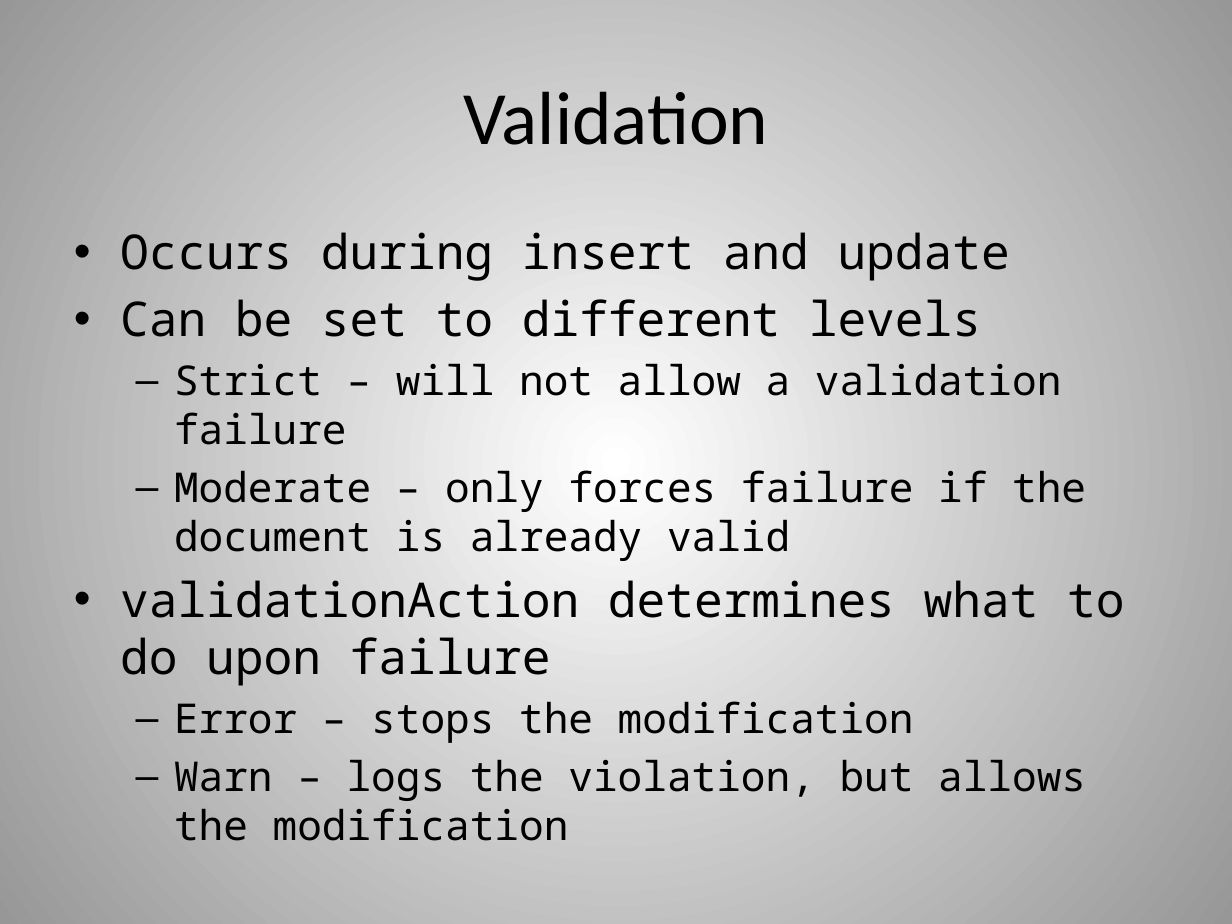
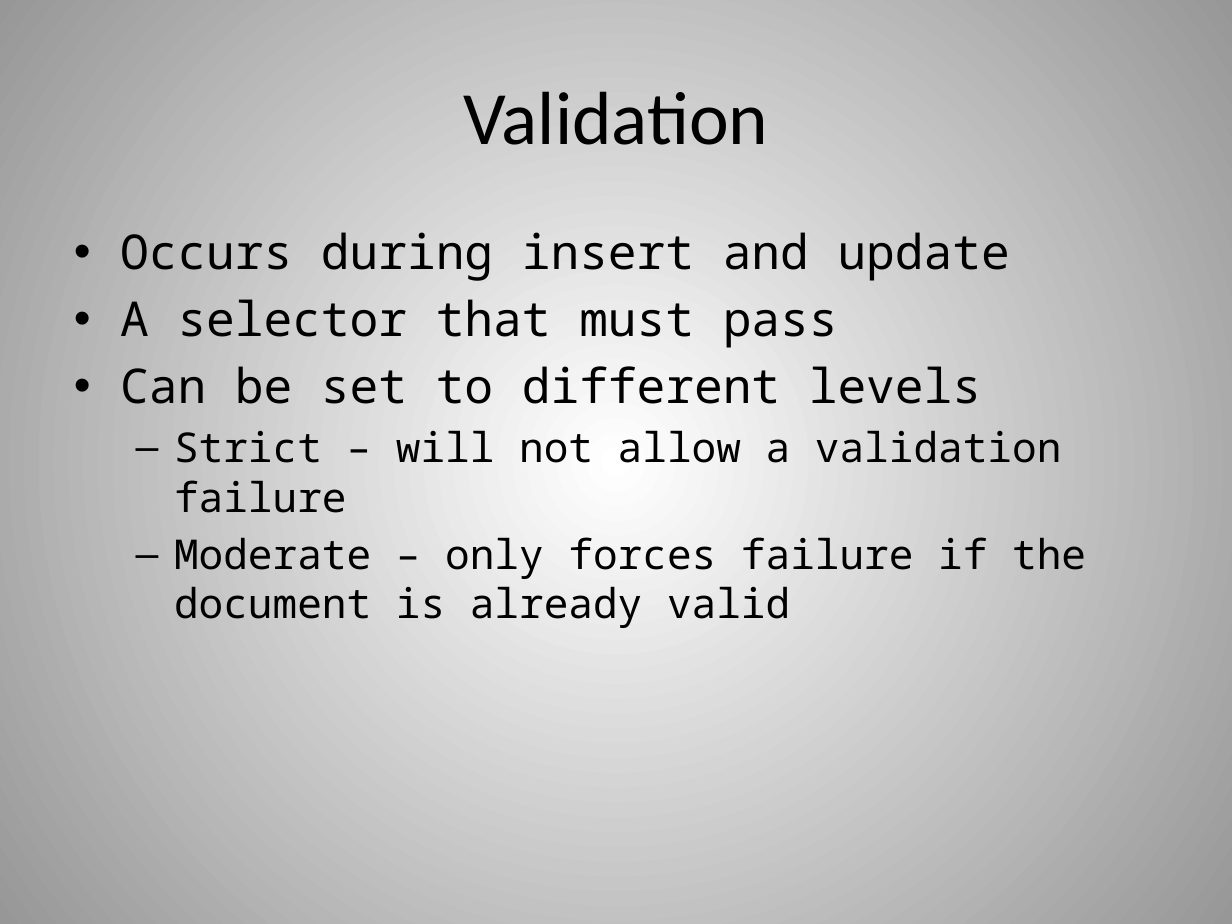
Before and after one commit to dvanvali/mongoDbPresentation, a slide deck: slide 24 of MongoDBChanges.pptx. Drawn at 1232x924 pixels with LibreOffice and Linux fonts; fonts in the diff are those of the drawing. Boxes give left, top, right and bottom in pixels: in the first picture for what was removed or moved away, otherwise in the second. Text is boxed around its words. In the diff, an @@ line names an element or a change of style, - is before the commit and + after.

Commit message:
Add validation and fix genre

```diff
--- a/MongoDBChanges.pptx
+++ b/MongoDBChanges.pptx
@@ text at (120,299,838,348): paragraph added @@
+• A selector that must pass
@@ text at (120,580,1124,841): paragraphs removed @@
-• validationAction determines what to do upon failure
-  – Error – stops the modification
-  – Warn – logs the violation, but allows the modification
```
Also in this commit, not shown: 11 other slides changed, 5 slides added, 1 slide removed, 1 other file.
